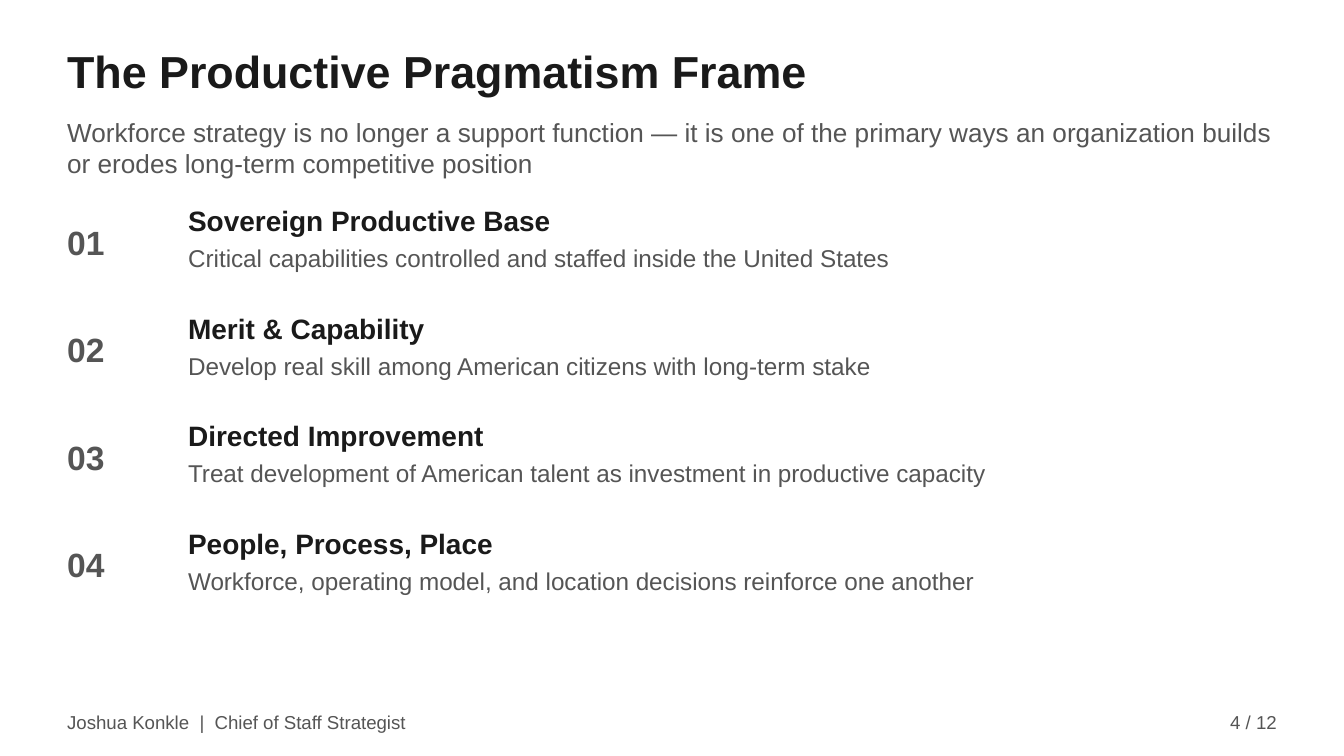
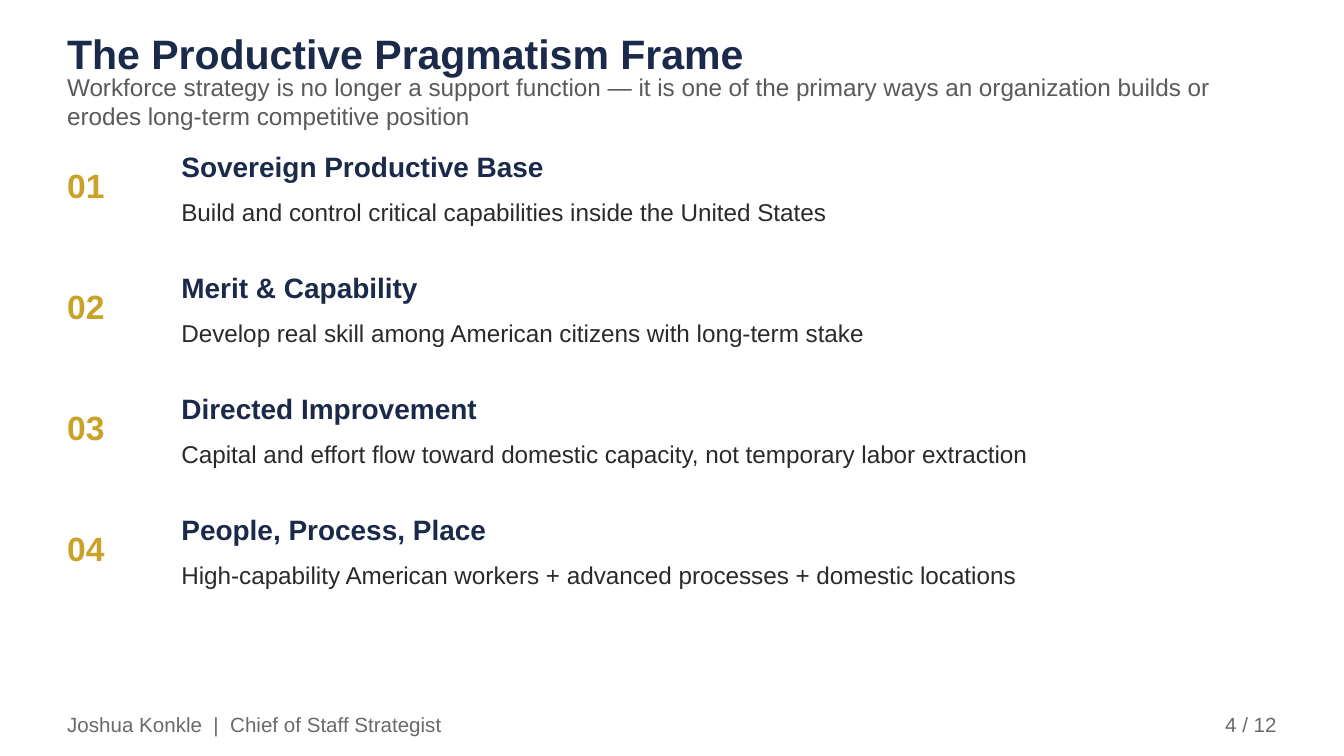
Before and after one commit to joshuakonkle/Hamilton-System, a slide deck: slide 4 of docs/webinar-resources/Module5-BMC-American-System-Hamiltonian-Workforce-Strategy.pptx. Drawn at 1344x756 pixels with LibreOffice and Linux fonts; fonts in the diff are those of the drawing. Boxes give left, top, right and bottom in pixels: in the first picture for what was removed or moved away, otherwise in the second. Text is boxed around its words. In the diff, an @@ line names an element or a change of style, - is before the commit and + after.

```diff
--- a/docs/webinar-resources/Module5-BMC-American-System-Hamiltonian-Workforce-Strategy.pptx
+++ b/docs/webinar-resources/Module5-BMC-American-System-Hamiltonian-Workforce-Strategy.pptx
@@ rectangle added at (0, 0, 1344, 755), fill #FFFFFF, outline #FFFFFF 1 pt @@
@@ text "The Productive Pragmatism Frame": place and size @@
-text "The Productive Pragmatism Frame" at (67, 55, 806, 97)
+text "The Productive Pragmatism Frame" at (67, 39, 743, 77)
@@ text "The Productive Pragmatism Frame" at (67, 39, 743, 77): size 24 to 22 pt, text colour #1A1A1A to #1B2A4A @@
@@ text "Workforce strategy is no longer ...": place and size @@
-text "Workforce strategy is no longer ..." at (67, 123, 1270, 179)
+text "Workforce strategy is no longer ..." at (67, 77, 1210, 130)
@@ text "Workforce strategy is no longer ..." at (67, 77, 1210, 130): size 14 to 13 pt, text colour #555555 to #5A5A5A @@
@@ text colour #1A1A1A to #1B2A4A in 4 elements at (181, 519, 486, 545), (181, 398, 477, 424), (181, 277, 418, 303), (181, 156, 544, 183) @@
@@ text "Sovereign Productive Base": place and size @@
-text "Sovereign Productive Base" at (188, 210, 550, 236)
+text "Sovereign Productive Base" at (181, 156, 544, 183)
@@ text colour #555555 to #C9A227 in 4 elements at (67, 537, 104, 562), (67, 416, 104, 441), (67, 295, 104, 320), (67, 174, 104, 199) @@
@@ text "01": place and size @@
-text "01" at (67, 231, 104, 256)
+text "01" at (67, 174, 104, 199)
@@ text at (181, 203, 826, 226): text changed; text colour #555555 to #2A2A2A @@
-Critical capabilities controlled and staffed inside the United States
+Build and control critical capabilities inside the United States
@@ text "Merit & Capability": place and size @@
-text "Merit & Capability" at (188, 318, 425, 344)
+text "Merit & Capability" at (181, 277, 418, 303)
@@ text "02": place and size @@
-text "02" at (67, 338, 104, 363)
+text "02" at (67, 295, 104, 320)
@@ text "Develop real skill among American ...": place and size @@
-text "Develop real skill among American ..." at (188, 357, 870, 380)
+text "Develop real skill among American ..." at (181, 324, 864, 347)
@@ text "Develop real skill among American ..." at (181, 324, 864, 347): text colour #555555 to #2A2A2A @@
@@ text "03": place and size @@
-text "03" at (67, 446, 104, 471)
+text "03" at (67, 416, 104, 441)
@@ text "Directed Improvement": place and size @@
-text "Directed Improvement" at (188, 425, 484, 451)
+text "Directed Improvement" at (181, 398, 477, 424)
@@ text added at (181, 445, 1027, 468), 13 pt, text #2A2A2A @@
+Capital and effort flow toward domestic capacity, not temporary labor extraction
@@ text removed at (188, 464, 985, 487) @@
-Treat development of American talent as investment in productive capacity
@@ text "People, Process, Place": place and size @@
-text "People, Process, Place" at (188, 533, 493, 559)
+text "People, Process, Place" at (181, 519, 486, 545)
@@ text added at (181, 566, 1016, 589), 13 pt, text #2A2A2A @@
+High-capability American workers + advanced processes + domestic locations
@@ text removed at (188, 572, 973, 595) @@
-Workforce, operating model, and location decisions reinforce one another
@@ text "Joshua Konkle | Chief of ..." at (67, 717, 441, 736): size 10 to 11 pt, text colour #555555 to #6A6A6A @@
@@ text "4 / 12" at (1225, 717, 1277, 732): size 10 to 11 pt, text colour #555555 to #6A6A6A @@
```
Also in this commit, not shown: 11 other slides changed, 9 other files.
